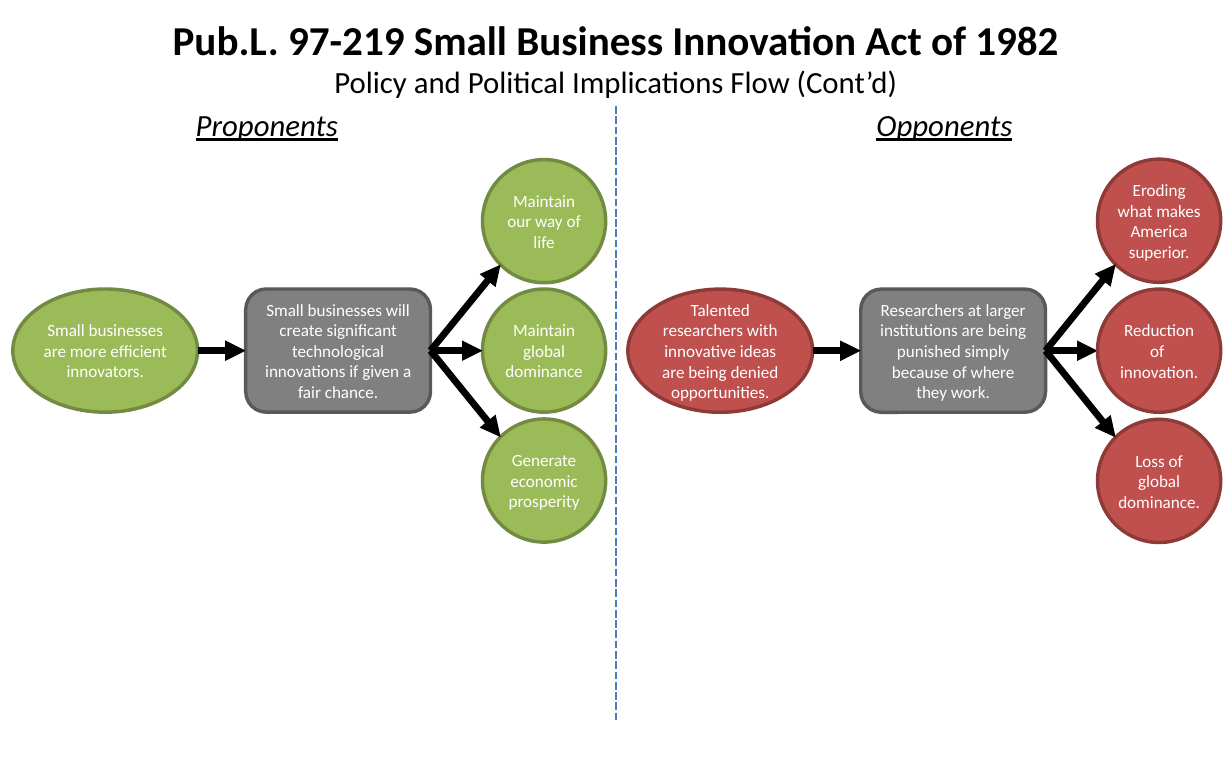
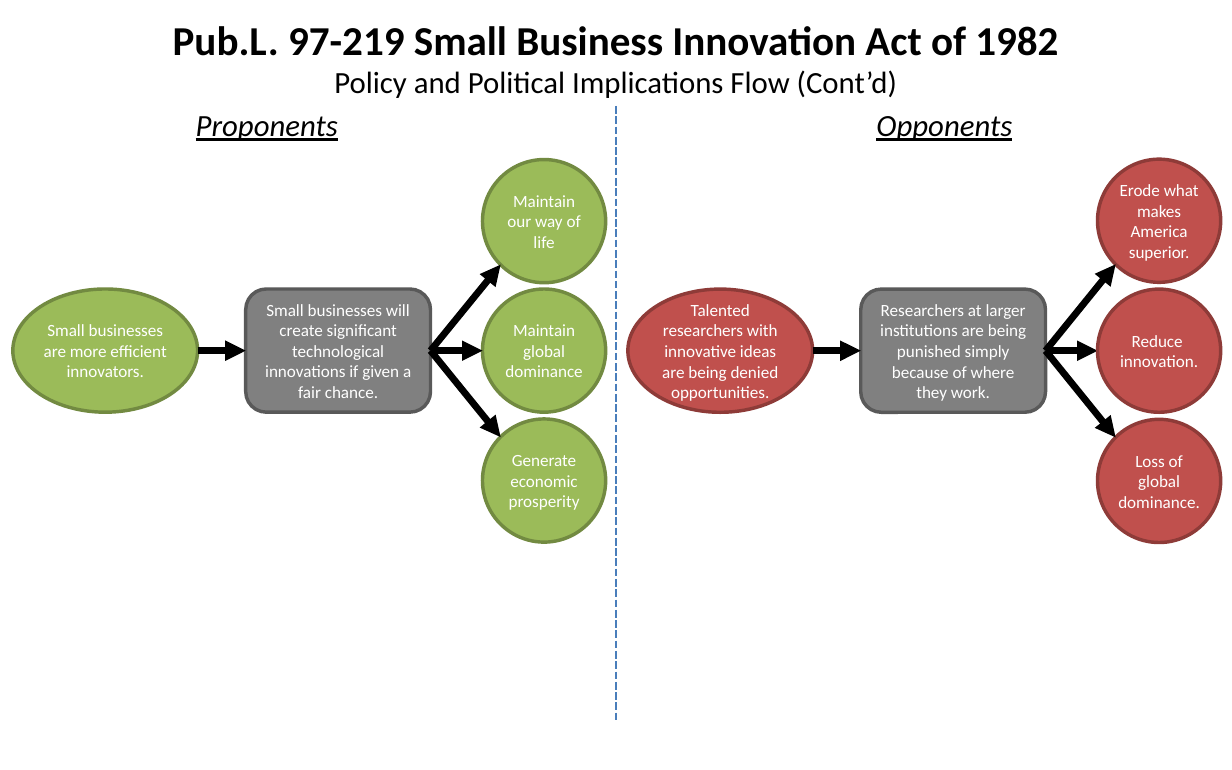
Before and after one commit to SLU-Courses-Townes/POLS6310, a slide deck: slide 4 of Assignments/Townes_POLS6310_Spring2019_Assignment01.pptx. Drawn at 1232x770 pixels with LibreOffice and Linux fonts; fonts in the diff are those of the drawing. Boxes give left, top, right and bottom in pixels: in the first picture for what was removed or moved away, otherwise in the second. Text is boxed around its words. In the diff, an @@ line names an element or a change of style, - is before the commit and + after.

```diff
--- a/Assignments/Townes_POLS6310_Spring2019_Assignment01.pptx
+++ b/Assignments/Townes_POLS6310_Spring2019_Assignment01.pptx
@@ text in ellipse at [1120, 184, 1199, 261]: text changed @@
-Eroding what makes America superior.
+Erode what makes America superior.
@@ text in ellipse at [1120, 335, 1198, 367]: text changed @@
-Reduction of innovation.
+Reduce innovation.
```
Also in this commit, not shown: 3 other slides changed, 1 other file.
